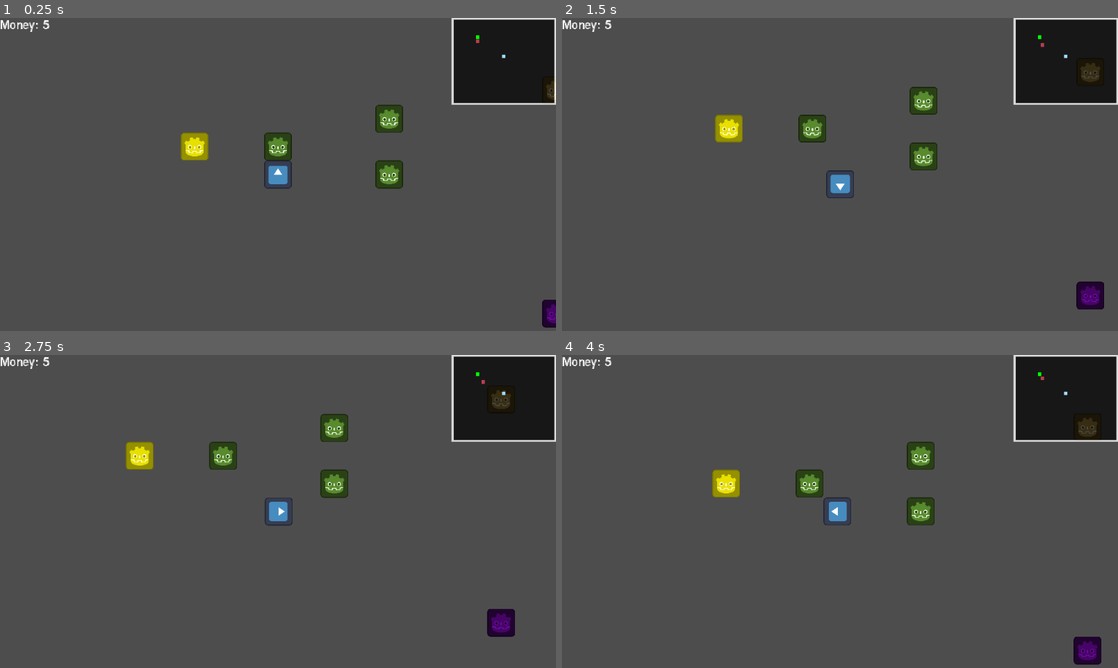
Above: before the commit, frames 1-4 (two rows, left to right).
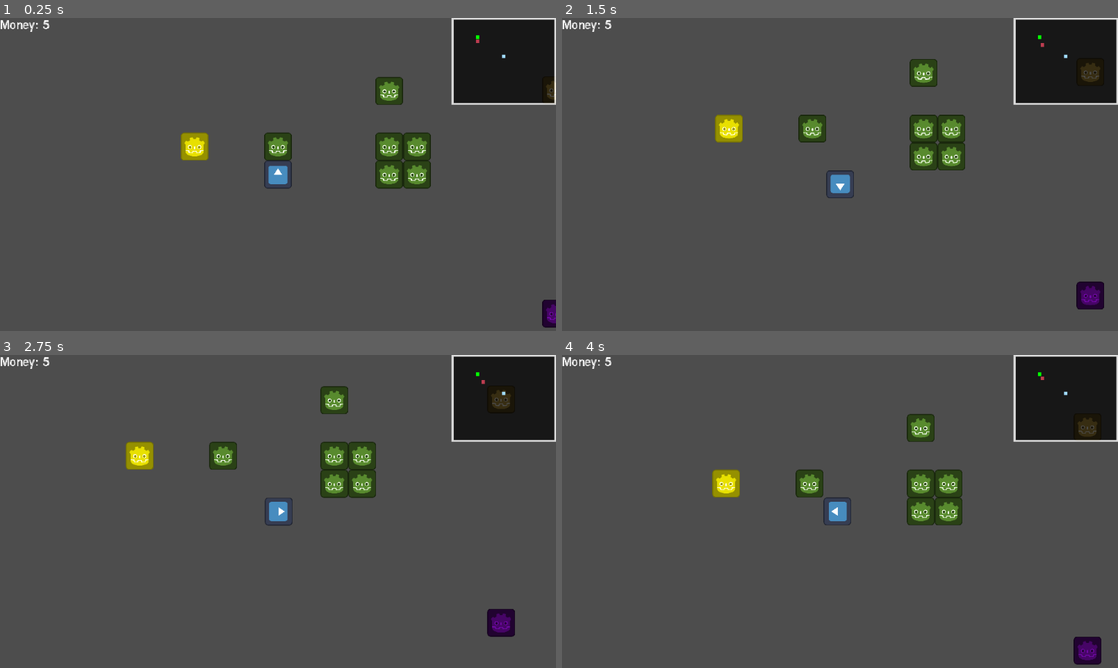
Above: after the commit, the same moments.

Repository: colejparker/brackeysgamejam2026_1
Game: Godot game, scene res://src/bugger/levels/bugger_1.tscn
Same seed, same stepped clock (60 frames per second), same inputs: the game is played once before the commit and once after it. This scene is started directly instead of the project's main scene. The engine's default icon, where the game draws it, is replaced by a stand-in: a white triangle on a blue panel in a dark square.
Inputs (mouse positions are in pixels of both pictures, inside the frame that each line leads up to):
- Up to frame 1 (0.25 s): no input
- Up to frame 2 (1.5 s): tap Enter at 0.5 s; move the mouse to (962, 158) at 0.52 s; hold Right (moveRight) 0.53-1.28 s; tap R (rotate) at 0.6 s; click (962, 158) at 0.67 s; move the mouse to (728, 190) at 1.27 s; hold Down (moveDown) from 1.28 s (still down); tap Shift (snapToGrid) at 1.35 s
- Up to frame 3 (2.75 s): move the mouse to (333, 442) at 2.02 s; release Down (moveDown) at 2.03 s; hold Right (moveRight) from 2.03 s (still down); tap R (rotate) at 2.1 s
- Up to frame 4 (4 s): move the mouse to (812, 574) at 2.77 s; release Right (moveRight) at 2.78 s; hold Up (moveUp) 2.78-3.53 s; tap Shift (snapToGrid) at 2.85 s; click (812, 574) at 2.92 s; move the mouse to (1006, 558) at 3.52 s; hold Left (moveLeft) from 3.53 s (still down); tap R (rotate) at 3.6 s

The runs differ from the first frame. In frame 1, 2.2% of the frame differs, in the area x 67-78%, y 18-55%; in frame 2, 2.2%; in frame 3, 2.2%, in the area x 57-68%, y 10-46%; in frame 4, 2.2%.

Commit message:
Small changes

Diff:
--- a/brackeysgamejam-2026-1/src/bugger/levels/bugger_1.tscn
+++ b/brackeysgamejam-2026-1/src/bugger/levels/bugger_1.tscn
@@ -91,8 +91,23 @@
 sprite_texture = ExtResource("6_q80gb")
 is_lethal = false
 
+[node name="EnemyStationary3" parent="ObstacleLayer" unique_id=1341377824 instance=ExtResource("5_w4mas")]
+position = Vector2(160, 0)
+sprite_texture = ExtResource("6_q80gb")
+is_lethal = false
+
+[node name="EnemyStationary4" parent="ObstacleLayer" unique_id=2134058082 instance=ExtResource("5_w4mas")]
+position = Vector2(160, -32)
+sprite_texture = ExtResource("6_q80gb")
+is_lethal = false
+
+[node name="EnemyStationary5" parent="ObstacleLayer" unique_id=887952034 instance=ExtResource("5_w4mas")]
+position = Vector2(128, -32)
+sprite_texture = ExtResource("6_q80gb")
+is_lethal = false
+
 [node name="EnemyStationary2" parent="ObstacleLayer" unique_id=1799574267 instance=ExtResource("5_w4mas")]
-position = Vector2(128, -64)
+position = Vector2(128, -96)
 sprite_texture = ExtResource("6_q80gb")
 is_lethal = false
 
@@ -114,6 +129,7 @@
 script = ExtResource("9_3i68f")
 
 [node name="ReturnHomeMenu" type="MarginContainer" parent="." unique_id=932422709]
+visible = false
 anchors_preset = 8
 anchor_left = 0.5
 anchor_top = 0.5
Binary file changed: brackeysgamejam-2026-1/assets/ui_cole/rect.aseprite
Binary file changed: brackeysgamejam-2026-1/assets/ui_cole/rect.png
